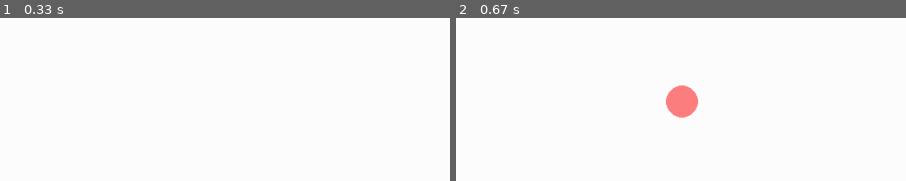
Above: before the commit, frames 1-2 (left to right).
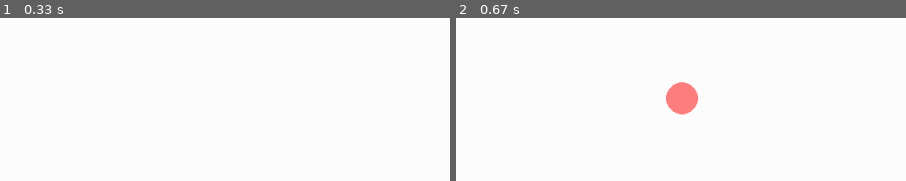
Above: after the commit, the same moments.

Repository: squarecattest/Bounce
Game: pygame game, started from test.py
Same seed, same stepped clock (60 frames per second), same inputs: the game is played once before the commit and once after it.
Inputs:
- Up to frame 1 (0.33 s): no input
- Up to frame 2 (0.67 s): tap Space at 0.33 s
The pictures show only the part of the screen within x 25-75%, y 16-65%; the shares and areas given below are measured in that part.

Frame 1 is identical in both runs. In frame 2, 0.4% of the frame differs, in the area x 46-54%, y 39-62%.

Commit message:
small modification

Diff:
--- a/test.py
+++ b/test.py
@@ -1,8 +1,13 @@
 import pygame
+
+FPS = 60
+dt = 1 / FPS
+g = -9.8 * 6
+
 pygame.init()
 pygame.display.set_mode((1120, 630))
 screen = pygame.display.set_mode(size = (1120, 630), flags = pygame.RESIZABLE)
-
+print(g * dt)
 class Ball:
     def __init__(self, pos, size):
         self.pos = pos
@@ -10,9 +15,6 @@
         self.vx = 0
         self.vy = 0
         self.onground = True
-
-    def pop(self):
-        self.vy = +16
 
     @property
     def x(self):
@@ -35,7 +37,7 @@
                 self.y = 400 - self.size
                 self.rebounce()
                 return
-            self.vy -= 1
+            self.vy += g * dt
         self.x += self.vx
         if self.vx > 0:
             self.vx -= 1
@@ -64,7 +66,7 @@
 
 ball = Ball((560, 380), 20)
 while True:
-    pygame.time.Clock().tick(60)
+    pygame.time.Clock().tick(FPS)
     events = pygame.event.get()
     for event in events:
         if event.type == pygame.QUIT:
